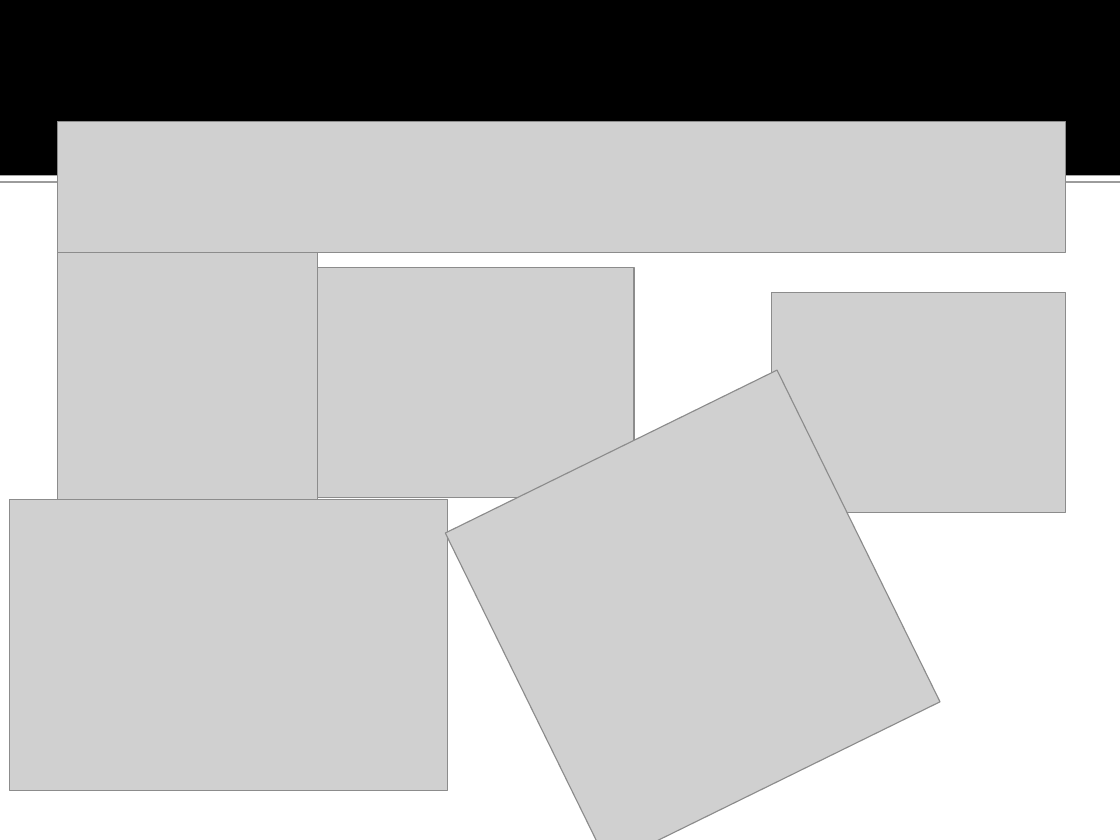
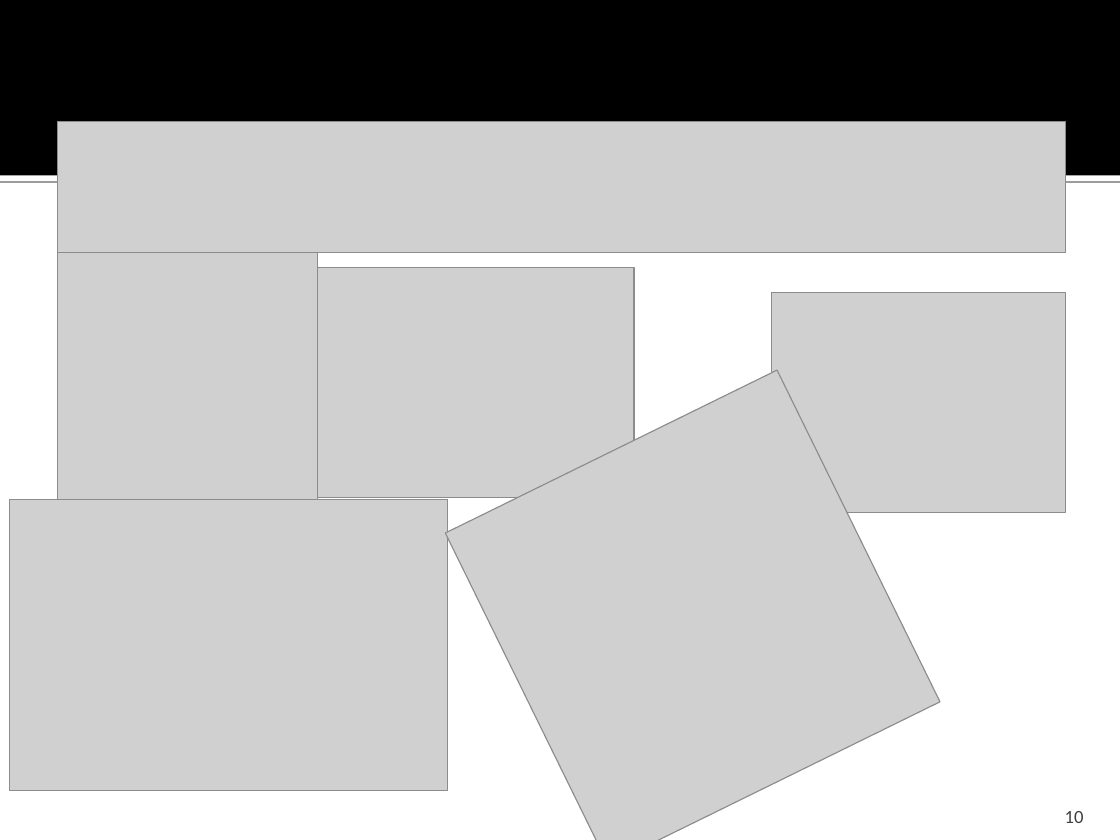
Before and after one commit to MihaiBadescu/Divers, a slide deck: slide 10 of Memoriile FLASH.ppt. Drawn at 1120x840 pixels with LibreOffice and Linux fonts; fonts in the diff are those of the drawing; grey boxes stand for pictures. Boxes give left, top, right and bottom in pixels: in the first picture for what was removed or moved away, otherwise in the second. Text is boxed around its words. In the diff, an @@ line names an element or a change of style, - is before the commit and + after.

```diff
--- a/Memoriile FLASH.ppt
+++ b/Memoriile FLASH.ppt
@@ page number added at [1065,811,1084,823], 12 pt, text #3F3F3F @@
+10
```
Also in this commit, not shown: 19 other slides changed.
